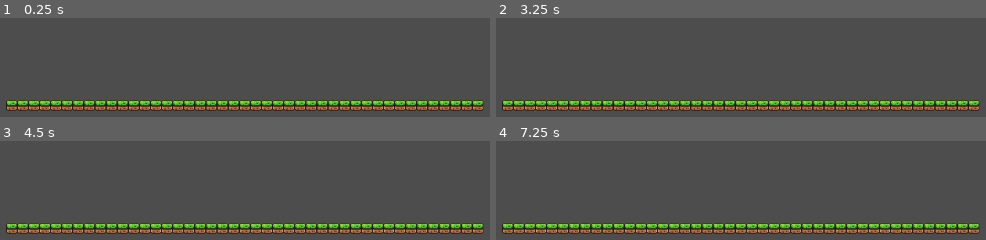
Above: before the commit, frames 1-4 (two rows, left to right).
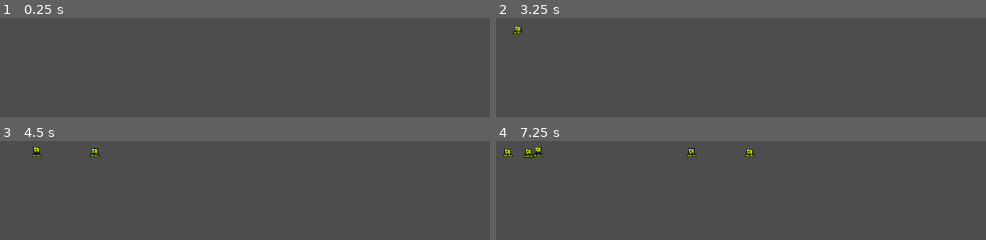
Above: after the commit, the same moments.

Repository: Eugenelv14/td_1
Game: Godot game, scene res://scenes/test_scene.tscn
Same seed, same stepped clock (60 frames per second), same inputs: the game is played once before the commit and once after it. Before the commit the project starts from res://scenes/main.tscn.
Inputs:
- Up to frame 1 (0.25 s): no input
- Up to frame 2 (3.25 s): tap Enter at 0.5, 2 s; tap Space at 1.25, 2.75 s
- Up to frame 3 (4.5 s): tap Enter at 3.5 s; tap Space at 4.25 s
- Up to frame 4 (7.25 s): no input

The runs differ from the first frame. In frame 1, 10% of the frame differs, in the area x 1-99%, y 82-94%; in frame 2, 11%; in frame 3, 11%; in frame 4, 11%, in the area x 1-99%, y 6-94%.

Commit message:
Added enemy spawner
Added initial enemy spawner

Diff:
--- a/data/enemy_large.tres
+++ b/data/enemy_large.tres
@@ -1,9 +1,8 @@
-[gd_resource type="Resource" script_class="enemy_stats" format=3 uid="uid://bwdwdhhujgfu6"]
+[gd_resource type="Resource" script_class="EnemyData" format=3 uid="uid://bwdwdhhujgfu6"]
 
 [ext_resource type="Script" uid="uid://dtrmud2gunun4" path="res://resources/enemy_data.gd" id="1_p7mk3"]
 
 [resource]
 script = ExtResource("1_p7mk3")
-health = 15
-speed = 5
+speed = 1000
 metadata/_custom_type_script = "uid://dtrmud2gunun4"
--- a/data/enemy_medium.tres
+++ b/data/enemy_medium.tres
@@ -1,9 +1,9 @@
-[gd_resource type="Resource" script_class="enemy_stats" format=3 uid="uid://65e2ha3au72w"]
+[gd_resource type="Resource" script_class="EnemyData" format=3 uid="uid://65e2ha3au72w"]
 
 [ext_resource type="Script" uid="uid://dtrmud2gunun4" path="res://resources/enemy_data.gd" id="1_keirw"]
 
 [resource]
 script = ExtResource("1_keirw")
-speed = 7
+speed = 1300
 damage = 5
 metadata/_custom_type_script = "uid://dtrmud2gunun4"
--- a/data/enemy_small.tres
+++ b/data/enemy_small.tres
@@ -1,9 +1,9 @@
-[gd_resource type="Resource" script_class="enemy_stats" format=3 uid="uid://q18rqy2u5xuh"]
+[gd_resource type="Resource" script_class="EnemyData" format=3 uid="uid://q18rqy2u5xuh"]
 
 [ext_resource type="Script" uid="uid://dtrmud2gunun4" path="res://resources/enemy_data.gd" id="1_obbqc"]
 
 [resource]
 script = ExtResource("1_obbqc")
-health = 5
+speed = 5000
 damage = 5
 metadata/_custom_type_script = "uid://dtrmud2gunun4"
--- a/project.godot
+++ b/project.godot
@@ -15,7 +15,7 @@
 [application]
 
 config/name="TD_1"
-run/main_scene="uid://pjg2lkhkosd5"
+run/main_scene="uid://c0qiuogoc8cnn"
 config/features=PackedStringArray("4.7", "Forward Plus")
 config/icon="res://icon.svg"
 
--- a/scenes/enemy.tscn
+++ b/scenes/enemy.tscn
@@ -2,65 +2,63 @@
 
 [ext_resource type="Texture2D" uid="uid://8bkglsq4yhyr" path="res://assets/sprites/slime_green.png" id="1_7p1mj"]
 [ext_resource type="Script" uid="uid://ciqaud71p2bsn" path="res://scripts/enemy.gd" id="1_md0e3"]
-[ext_resource type="Resource" uid="uid://q18rqy2u5xuh" path="res://data/enemy_small.tres" id="2_4ra3w"]
+[ext_resource type="Resource" uid="uid://bwdwdhhujgfu6" path="res://data/enemy_large.tres" id="2_c4w8v"]
 [ext_resource type="PackedScene" uid="uid://cqq26p22h2rkj" path="res://scenes/Health_Component.tscn" id="3_c4w8v"]
 [ext_resource type="PackedScene" uid="uid://bcbcpr66vh2ct" path="res://scenes/movement_component.tscn" id="4_xwavj"]
 
-[sub_resource type="AtlasTexture" id="AtlasTexture_md0e3"]
+[sub_resource type="AtlasTexture" id="AtlasTexture_5uy6h"]
 atlas = ExtResource("1_7p1mj")
 region = Rect2(0, 24, 24, 24)
 
-[sub_resource type="AtlasTexture" id="AtlasTexture_4ra3w"]
+[sub_resource type="AtlasTexture" id="AtlasTexture_c4w8v"]
 atlas = ExtResource("1_7p1mj")
 region = Rect2(24, 24, 24, 24)
 
-[sub_resource type="AtlasTexture" id="AtlasTexture_5uy6h"]
+[sub_resource type="AtlasTexture" id="AtlasTexture_xwavj"]
 atlas = ExtResource("1_7p1mj")
 region = Rect2(48, 24, 24, 24)
 
-[sub_resource type="AtlasTexture" id="AtlasTexture_c4w8v"]
+[sub_resource type="AtlasTexture" id="AtlasTexture_nenq2"]
 atlas = ExtResource("1_7p1mj")
 region = Rect2(72, 24, 24, 24)
 
-[sub_resource type="SpriteFrames" id="SpriteFrames_toqdm"]
+[sub_resource type="SpriteFrames" id="SpriteFrames_1hnxm"]
 animations = [{
 "frames": [{
-"duration": 1.0,
-"texture": SubResource("AtlasTexture_md0e3")
-}, {
-"duration": 1.0,
-"texture": SubResource("AtlasTexture_4ra3w")
-}, {
 "duration": 1.0,
 "texture": SubResource("AtlasTexture_5uy6h")
 }, {
 "duration": 1.0,
 "texture": SubResource("AtlasTexture_c4w8v")
+}, {
+"duration": 1.0,
+"texture": SubResource("AtlasTexture_xwavj")
+}, {
+"duration": 1.0,
+"texture": SubResource("AtlasTexture_nenq2")
 }],
 "loop": 1,
 "name": &"default",
 "speed": 5.0
 }]
 
-[sub_resource type="RectangleShape2D" id="RectangleShape2D_toqdm"]
-size = Vector2(16, 15)
+[sub_resource type="RectangleShape2D" id="RectangleShape2D_qejym"]
+size = Vector2(14, 12)
 
-[node name="Enemy" type="Node2D" unique_id=1419652265]
+[node name="Enemy" type="CharacterBody2D" unique_id=1254784043]
 script = ExtResource("1_md0e3")
-data = ExtResource("2_4ra3w")
+data = ExtResource("2_c4w8v")
 
 [node name="Health_Component" parent="." unique_id=1550574983 instance=ExtResource("3_c4w8v")]
 
 [node name="Movement_Component" parent="." unique_id=1519184196 instance=ExtResource("4_xwavj")]
 
-[node name="AnimatedSprite2D" type="AnimatedSprite2D" parent="." unique_id=762467850]
-sprite_frames = SubResource("SpriteFrames_toqdm")
+[node name="AnimatedSprite2D" type="AnimatedSprite2D" parent="." unique_id=205186222]
+sprite_frames = SubResource("SpriteFrames_1hnxm")
 autoplay = "default"
 frame = 3
-frame_progress = 0.75815105
+frame_progress = 0.7730832
 
-[node name="Area2D" type="Area2D" parent="AnimatedSprite2D" unique_id=1823332899]
-
-[node name="CollisionShape2D" type="CollisionShape2D" parent="AnimatedSprite2D/Area2D" unique_id=1987916338]
-position = Vector2(0, 4.5)
-shape = SubResource("RectangleShape2D_toqdm")
+[node name="CollisionShape2D" type="CollisionShape2D" parent="." unique_id=951348432]
+position = Vector2(0, 5)
+shape = SubResource("RectangleShape2D_qejym")
--- a/scenes/main.tscn
+++ b/scenes/main.tscn
@@ -1,5 +1,6 @@
 [gd_scene format=4 uid="uid://pjg2lkhkosd5"]
 
+[ext_resource type="PackedScene" uid="uid://p8q0rt3sibh8" path="res://scenes/enemy.tscn" id="1_o5qli"]
 [ext_resource type="Texture2D" uid="uid://yl2ccmrex4cv" path="res://assets/sprites/world_tileset.png" id="4_jyhfs"]
 
 [sub_resource type="WorldBoundaryShape2D" id="WorldBoundaryShape2D_toqdm"]
@@ -171,6 +172,7 @@
 position = Vector2(-9, 159)
 
 [node name="CollisionShape2D" type="CollisionShape2D" parent="StaticBody2D" unique_id=448317196]
+position = Vector2(-4, -45)
 shape = SubResource("WorldBoundaryShape2D_toqdm")
 
 [node name="TileMapLayer" type="TileMapLayer" parent="." unique_id=950943787]
@@ -178,3 +180,6 @@
 tile_set = SubResource("TileSet_y4kuj")
 
 [node name="Camera2D" type="Camera2D" parent="." unique_id=842335687]
+
+[node name="Enemy" parent="." unique_id=1419652265 instance=ExtResource("1_o5qli")]
+position = Vector2(-318, 70)
--- a/scenes/spawner.tscn
+++ b/scenes/spawner.tscn
@@ -1,7 +1,22 @@
 [gd_scene format=3 uid="uid://ce8tls3ubjrmj"]
 
 [ext_resource type="Script" uid="uid://cd1kta3cjydp3" path="res://scripts/spawner.gd" id="1_2vbf6"]
+[ext_resource type="PackedScene" uid="uid://p8q0rt3sibh8" path="res://scenes/enemy.tscn" id="2_4wbs5"]
+[ext_resource type="Script" uid="uid://dtrmud2gunun4" path="res://resources/enemy_data.gd" id="3_30a77"]
+[ext_resource type="Resource" uid="uid://q18rqy2u5xuh" path="res://data/enemy_small.tres" id="4_p5s3f"]
+[ext_resource type="Resource" uid="uid://65e2ha3au72w" path="res://data/enemy_medium.tres" id="5_e3f8v"]
+[ext_resource type="Resource" uid="uid://bwdwdhhujgfu6" path="res://data/enemy_large.tres" id="6_3rx28"]
 
 [node name="Spawner" type="Node2D" unique_id=1774063348]
 script = ExtResource("1_2vbf6")
-enemies = [null]
+enemy_scene = ExtResource("2_4wbs5")
+enemy_pool = Array[ExtResource("3_30a77")]([ExtResource("4_p5s3f"), ExtResource("5_e3f8v"), ExtResource("6_3rx28")])
+enemies_added_per_wave = 1
+initial_countdown = 3.0
+spawn_interval = 1.0
+
+[node name="SpawnPoint" type="Marker2D" parent="." unique_id=1830324289]
+position = Vector2(-380, -15)
+
+[node name="GoalPoint" type="Marker2D" parent="." unique_id=1922689889]
+position = Vector2(529, -15)
--- /dev/null
+++ b/scenes/test_scene.tscn
@@ -0,0 +1,24 @@
+[gd_scene format=3 uid="uid://c0qiuogoc8cnn"]
+
+[ext_resource type="Script" uid="uid://cj0fmimgrxth4" path="res://scripts/test_scene.gd" id="1_j8ivh"]
+[ext_resource type="PackedScene" uid="uid://ce8tls3ubjrmj" path="res://scenes/spawner.tscn" id="2_j8ivh"]
+
+[sub_resource type="WorldBoundaryShape2D" id="WorldBoundaryShape2D_toqdm"]
+distance = -26.0
+
+[node name="TestScene" type="Node2D" unique_id=1920452250]
+script = ExtResource("1_j8ivh")
+
+[node name="Ground" type="StaticBody2D" parent="." unique_id=1875463426]
+scale = Vector2(1.0089525, 1.0205318)
+
+[node name="CollisionShape2D" type="CollisionShape2D" parent="Ground" unique_id=16154629]
+position = Vector2(0, -25.476913)
+shape = SubResource("WorldBoundaryShape2D_toqdm")
+
+[node name="Camera2D" type="Camera2D" parent="." unique_id=708576168]
+
+[node name="Enemy_Container" type="Node2D" parent="." unique_id=590531923]
+
+[node name="Spawner" parent="Enemy_Container" unique_id=1774063348 node_paths=PackedStringArray("enemy_container") instance=ExtResource("2_j8ivh")]
+enemy_container = NodePath("..")
--- a/scripts/enemy.gd
+++ b/scripts/enemy.gd
@@ -1,5 +1,5 @@
-extends Node2D
 class_name Enemy
+extends CharacterBody2D
 
 signal reached_goal(enemy: Enemy)
 signal killed(enemy: Enemy)
--- a/scripts/movement_component.gd
+++ b/scripts/movement_component.gd
@@ -5,22 +5,30 @@
 
 var base_speed: float = 0.0
 var direction: Vector2 = Vector2.RIGHT
-
 var end_x: float = INF
 var is_active: bool = true
 
-@onready var body: Node2D = get_parent()
+var gravity: float = ProjectSettings.get_setting("physics/2d/default_gravity")
+var use_gravity: bool = true
+
+@onready var body: CharacterBody2D = get_parent()
 
 func setup(speed: float, goal_x: float = INF) -> void:
 	base_speed = speed
 	end_x = goal_x
 	is_active = true
 
-func _process(delta: float) -> void:
-	if not is_active:
-		return
-	body.position += direction * base_speed * delta
-	if body.position.x >= end_x:
+func _physics_process(delta: float) -> void:
+	if use_gravity and not body.is_on_floor():
+		body.velocity.y += gravity * delta
+
+	if is_active:
+		body.velocity.x = direction.x * base_speed * delta
+	else:
+		body.velocity.x = 0.0
+	body.move_and_slide()
+
+	if is_active and body.position.x >= end_x:
 		is_active = false
 		reached_end.emit()
 
--- a/scripts/spawner.gd
+++ b/scripts/spawner.gd
@@ -1,16 +1,89 @@
+class_name Spawner
 extends Node2D
 
-@export var enemies = []
+signal wave_started(wave_number: int, total_waves:int)
+signal wave_cleared(wave_number:int)
+signal all_waves_completed
+signal enemy_removed
 
-func spawn():
-	pass
+#Loads Data and enemy
+@export var enemy_scene: PackedScene
+@export var enemy_pool: Array[EnemyData]
+@export var enemy_container: Node
+
+@export_group("Waves")
+@export var total_waves: int = 5
+@export var enemie_per_wave: int = 5
+@export var enemies_added_per_wave: int = 0
+
+@export_group("Timing")
+@export var initial_countdown: float = 5.0
+@export var time_between_waves: float = 3.0
+@export var spawn_interval: float = 0.3
+@export var auto_start: bool = true
+
+@onready var spawn_point: Marker2D = $SpawnPoint
+@onready var goal_point: Marker2D = $GoalPoint
+
+var current_wave: int = 0
+var alive_enemies: int = 0
+var is_running: bool = false
+
+func _ready() -> void:
+	if auto_start:
+		start()
+
+func start() -> void:
+	#Stops next wave from running if a current wave is happening
+	if is_running:
+		return
+
+	#Wave starts from here
+	assert(enemy_scene != null, "Spawner needs an enemy scene")
+	assert(not enemy_pool.is_empty(), "Spawner needs at least one EnemyData")
+	is_running = true
+
+	#Waits for countdown
+	await _wait(initial_countdown)
+
+	#Starts loop for spawning waves
+	for wave in range(1, total_waves + 1):
+		current_wave = wave
+		await _run_wave()
 
 
-# Called when the node enters the scene tree for the first time.
-func _ready() -> void:
-	pass # Replace with function body.
+func _run_wave() -> void:
+	var enemy_count := enemie_per_wave + enemies_added_per_wave * (current_wave - 1)
+	wave_started.emit(current_wave, total_waves)
+
+	for i in enemy_count:
+		_spawn_enemy()
+		if spawn_interval > 0.0 and i < enemy_count - 1:
+			await _wait(spawn_interval)
+
+	#By this point everything should be spawned, now it waits till the last enemy is dead
+	while alive_enemies > 0:
+		await enemy_removed
+
+	wave_cleared.emit(current_wave)
 
 
-# Called every frame. 'delta' is the elapsed time since the previous frame.
-func _process(delta: float) -> void:
-	pass
+func _spawn_enemy() -> void:
+	var enemy: Enemy = enemy_scene.instantiate()
+	enemy.data = enemy_pool.pick_random()
+	enemy.goal_x = goal_point.global_position.x
+	enemy.killed.connect(_on_enemy_gone)
+	enemy.reached_goal.connect(_on_enemy_gone)
+	alive_enemies += 1
+
+	var parent: Node = enemy_container if enemy_container else self
+	parent.add_child(enemy)
+	enemy.global_position = spawn_point.global_position
+
+func _on_enemy_gone() -> void:
+	alive_enemies -= 1
+	enemy_removed.emit()
+
+func _wait(seconds: float) -> void:
+	if seconds > 0.0:
+		await get_tree().create_timer(seconds).timeout
--- /dev/null
+++ b/scripts/test_scene.gd
@@ -0,0 +1 @@
+extends Node2D
Not shown, added: scripts/test_scene.gd.uid
